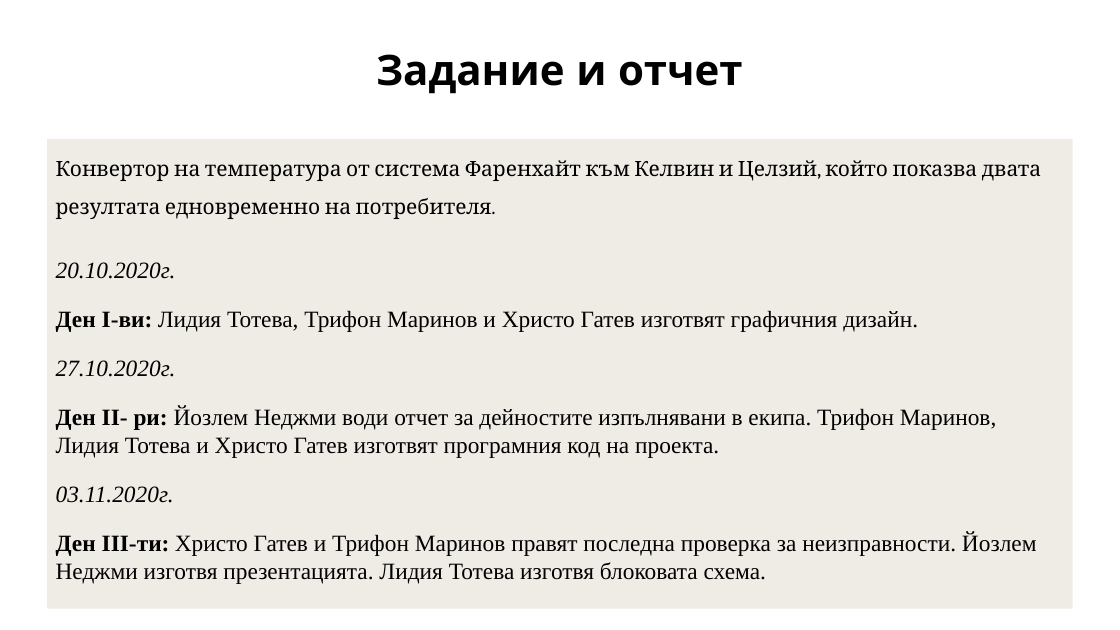
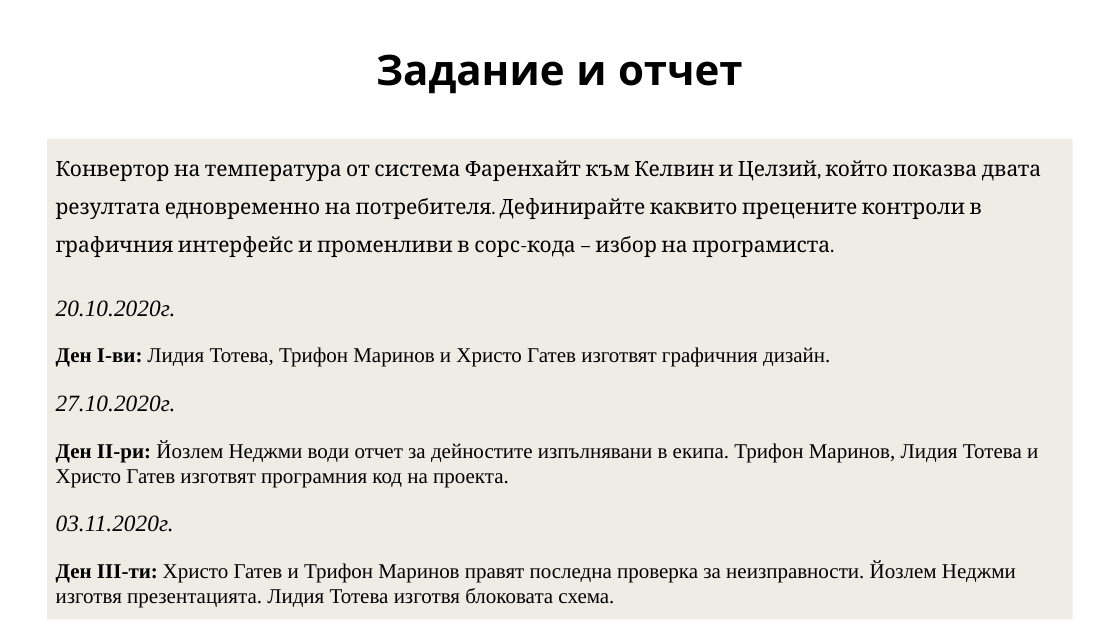
Before and after one commit to Lydi2027/Design, a slide deck: slide 2 of Екип 2.pptx. Drawn at 1120x630 pixels with LibreOffice and Linux fonts; fonts in the diff are those of the drawing; background and template pictures are left out. Boxes give left, top, right and bottom in pixels: in the first picture for what was removed or moved away, otherwise in the second. Text is boxed around its words. In the diff, an @@ line names an element or a change of style, - is before the commit and + after.

```diff
--- a/Екип 2.pptx
+++ b/Екип 2.pptx
@@ text "Конвертор на температура от система ...": place and size @@
-text "Конвертор на температура от система ..." at (47,139,1073,608)
+text "Конвертор на температура от система ..." at (47,139,1073,619)
@@ text at (56,160,1041,257): text changed @@
-Конвертор на температура от система Фаренхайт към Келвин и Целзий, който показва двата резултата едновременно на потребителя.
+Конвертор на температура от система Фаренхайт към Келвин и Целзий, който показва двата резултата едновременно на потребителя. Дефинирайте каквито прецените контроли в графичния интерфейс и променливи в сорс-кода – избор на програмиста.
@@ text at (56,347,1016,608): size 20 to 18 pt in "Ден I-ви: Лидия Тотева, Трифон Маринов и ...", "Ден III-ти: Христо Гатев и Трифон Маринов ..." @@
@@ text at (56,441,1038,488): text changed; size 20 to 18 pt @@
-Ден II- ри: Йозлем Неджми води отчет за дейностите изпълнявани в екипа. Трифон Маринов, Лидия Тотева и Христо Гатев изготвят програмния код на проекта.
+Ден II-ри: Йозлем Неджми води отчет за дейностите изпълнявани в екипа. Трифон Маринов, Лидия Тотева и Христо Гатев изготвят програмния код на проекта.
```
Also in this commit, not shown: 1 other slide changed.
